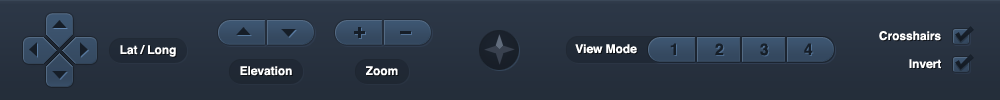
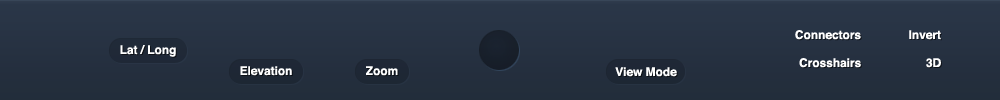
The second w=1000, h=100 image is a revision of the first. Changes to its layers:
hid group "crosshairs" (3 layers), moved it above "label - crosshairs" over [left=871, top=26, right=974, bottom=71]
added group "label - crosshairs" with 2 layers in group "Stage" over [left=799, top=51, right=861, bottom=69]
added group "label - connectors" with 2 layers in group "Stage" over [left=795, top=24, right=861, bottom=48]
renamed "Crosshairs" to "Invert", painted on it over [left=879, top=30, right=941, bottom=41]
hid group "view" (3rd of 3, in "Stage") (5 layers) over [left=572, top=24, right=834, bottom=62]
removed layer "Shape 4 copy 8" from group "view" over [left=648, top=37, right=834, bottom=62]
removed layer "Shape 6 copy 6" (was multiply, 20%) from group "label - view" over [left=565, top=36, right=836, bottom=63]
added layer "Shape 6 copy 8" (multiply, 20%) in group "label - view" over [left=605, top=59, right=686, bottom=84]
hid "cross", painted on it over [left=484, top=34, right=515, bottom=65]
painted on "background" over [left=479, top=34, right=519, bottom=70]
hid group "zoom" (2nd of 2, in "Stage") (3 layers) over [left=335, top=20, right=431, bottom=45]
painted on "Shape 4 copy 9" over [left=335, top=20, right=431, bottom=45]
hid group "elevation" (3rd of 3, in "Stage") (2 layers) over [left=218, top=20, right=314, bottom=45]
painted on "Shape 4 copy 10" over [left=218, top=20, right=314, bottom=45]
hid group "lat long" (2nd of 2, in "Stage") (5 layers) over [left=20, top=10, right=101, bottom=88]
painted on "Layer 1 copy 2" over [left=29, top=20, right=88, bottom=79]
painted on "D Pad" over [left=23, top=13, right=97, bottom=87]
painted on "Layer 2" over [left=21, top=11, right=99, bottom=88]
painted on "Shape 6" over [left=114, top=51, right=188, bottom=63]
painted on "ui panel" over [left=0, top=10, right=1000, bottom=88]
…and 21 more changes (3 added, 9 painted, 8 removed, 2 renamed, 2 visibility)
